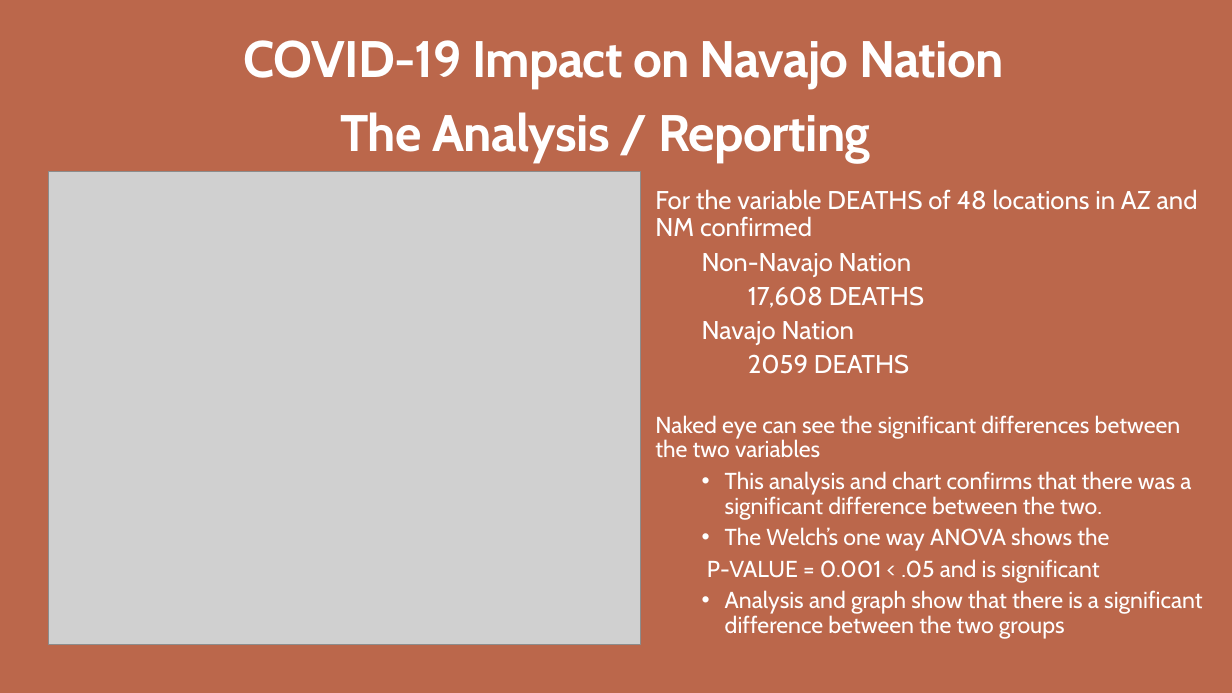
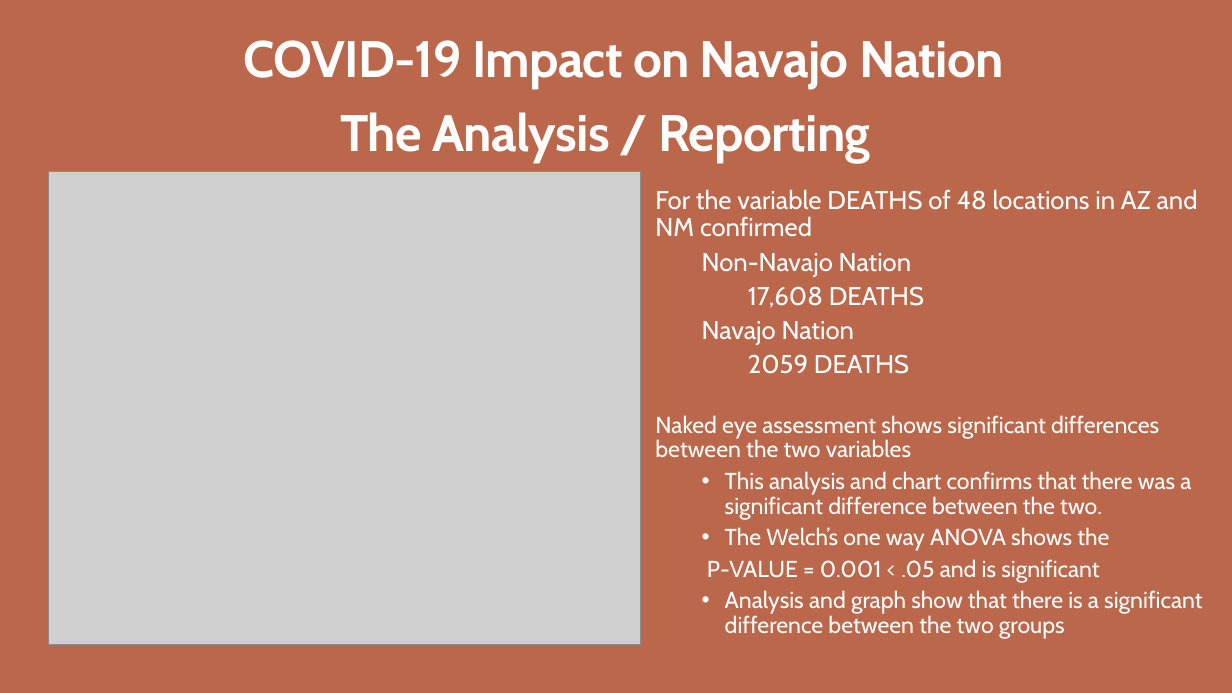
Before and after one commit to CCostenbader/Covid-19-effects-on-the-Navajo-Nation-Indian-Tribe, a slide deck: slide 18 of FinalPPMatt.pptx. Drawn at 1232x693 pixels with LibreOffice and Linux fonts; fonts in the diff are those of the drawing; grey boxes stand for pictures; background and template pictures are left out. Boxes give left, top, right and bottom in pixels: in the first picture for what was removed or moved away, otherwise in the second. Text is boxed around its words. In the diff, an @@ line names an element or a change of style, - is before the commit and + after.

```diff
--- a/FinalPPMatt.pptx
+++ b/FinalPPMatt.pptx
@@ text at (655, 415, 1159, 458): text changed @@
-Naked eye can see the significant differences between the two variables
+Naked eye assessment shows significant differences between the two variables
```
Also in this commit, not shown: 7 other slides changed.
